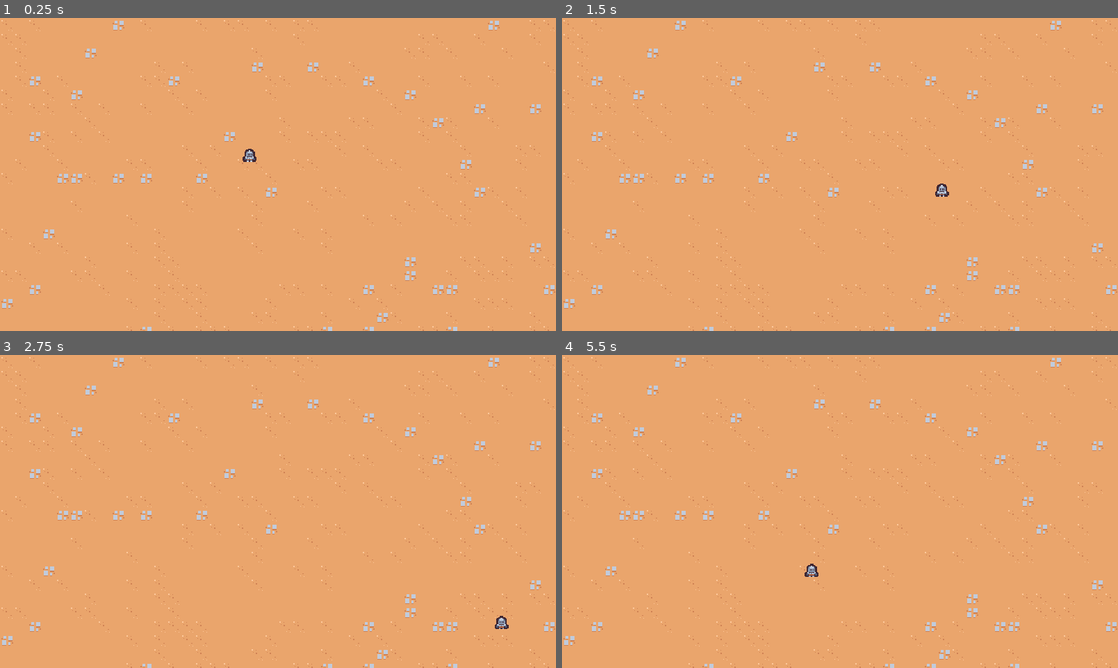
Above: before the commit, frames 1-4 (two rows, left to right).
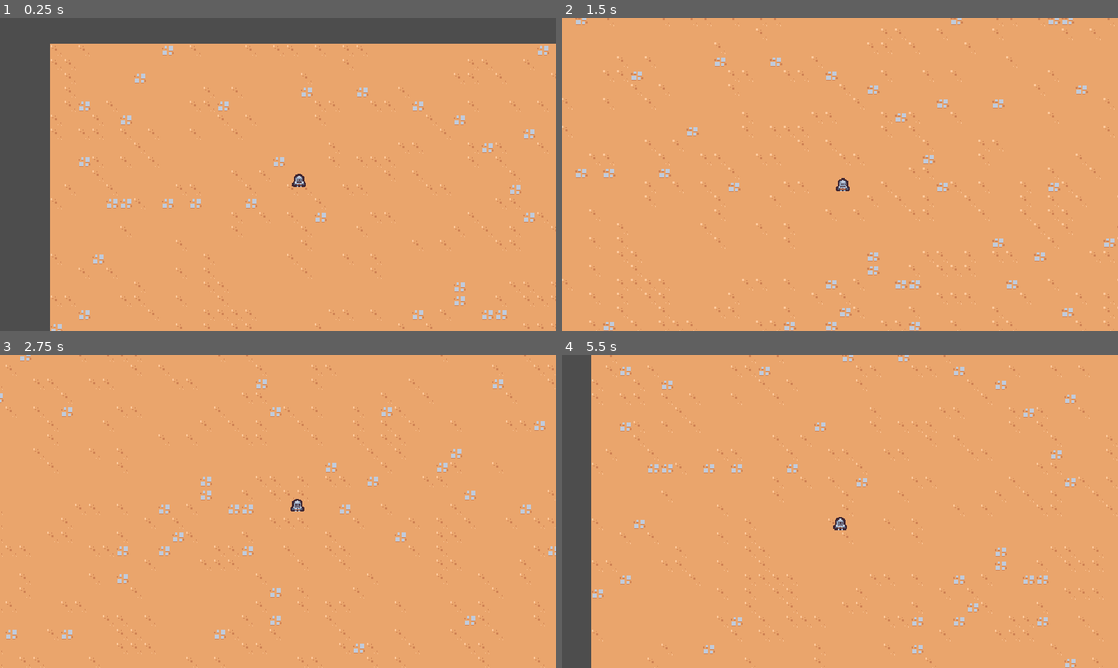
Above: after the commit, the same moments.

Repository: mc-carthy/gdSurvivors
Game: Godot game, scene res://scenes/main/main.tscn
Same seed, same stepped clock (60 frames per second), same inputs: the game is played once before the commit and once after it.
Inputs:
- Up to frame 1 (0.25 s): no input
- Up to frame 2 (1.5 s): hold D (move_right) 0.53-1.28 s; hold S (move_down) from 1.28 s (still down)
- Up to frame 3 (2.75 s): release S (move_down) at 2.03 s; hold D (move_right) from 2.03 s (still down)
- Up to frame 4 (5.5 s): release D (move_right) at 2.78 s; hold W (move_up) 2.78-3.53 s; hold A (move_left) 3.53-5.03 s; hold S (move_down) from 5.03 s (still down)

The runs differ from the first frame. In frame 1, 20% of the frame differs, in the area x 0-100%, y 0-100%; in frame 2, 4.9%; in frame 3, 4.6%; in frame 4, 9.6%.

Commit message:
Setup camera

Diff:
--- /dev/null
+++ b/scenes/game_camera/game_camera.gd
@@ -0,0 +1,21 @@
+extends Camera2D
+
+const lerp_speed = 10
+
+
+var target_position = Vector2.ZERO
+
+
+func _ready() -> void:
+	make_current()
+
+
+func _process(delta: float) -> void:
+	acquire_target()
+	global_position = global_position.lerp(target_position, 1 - exp(-delta * lerp_speed))
+
+func acquire_target() -> void:
+	var player_nodes = get_tree().get_nodes_in_group('player')
+	if player_nodes.size() > 0:
+		var player = player_nodes[0] as Node2D
+		target_position = player.global_position
--- /dev/null
+++ b/scenes/game_camera/game_camera.tscn
@@ -0,0 +1,6 @@
+[gd_scene load_steps=2 format=3 uid="uid://cmh1uci56341q"]
+
+[ext_resource type="Script" path="res://scenes/game_camera/game_camera.gd" id="1_38fkm"]
+
+[node name="GameCamera" type="Camera2D"]
+script = ExtResource("1_38fkm")
--- a/scenes/main/main.tscn
+++ b/scenes/main/main.tscn
@@ -1,9 +1,12 @@
-[gd_scene load_steps=3 format=3 uid="uid://dwvbyiof6120d"]
+[gd_scene load_steps=4 format=3 uid="uid://dwvbyiof6120d"]
 
 [ext_resource type="TileSet" uid="uid://2jbrfh3r2thu" path="res://resources/tile_set.tres" id="1_4o58v"]
 [ext_resource type="PackedScene" uid="uid://4lskaid70me0" path="res://scenes/player/player.tscn" id="1_phknl"]
+[ext_resource type="PackedScene" uid="uid://cmh1uci56341q" path="res://scenes/game_camera/game_camera.tscn" id="3_7syb1"]
 
 [node name="Main" type="Node"]
+
+[node name="GameCamera" parent="." instance=ExtResource("3_7syb1")]
 
 [node name="TileMap" type="TileMap" parent="."]
 tile_set = ExtResource("1_4o58v")
--- a/scenes/player/player.tscn
+++ b/scenes/player/player.tscn
@@ -6,7 +6,7 @@
 [sub_resource type="CircleShape2D" id="CircleShape2D_cl17t"]
 radius = 5.0
 
-[node name="Player" type="CharacterBody2D"]
+[node name="Player" type="CharacterBody2D" groups=["player"]]
 script = ExtResource("1_ylaoy")
 
 [node name="Sprite2D" type="Sprite2D" parent="."]
